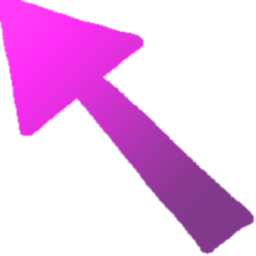
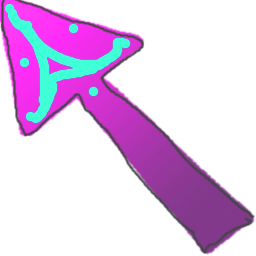
Layers edited between the first and the second 256px x 256px image:
painted on "Layer 4" over [0, 0, 255, 255]
